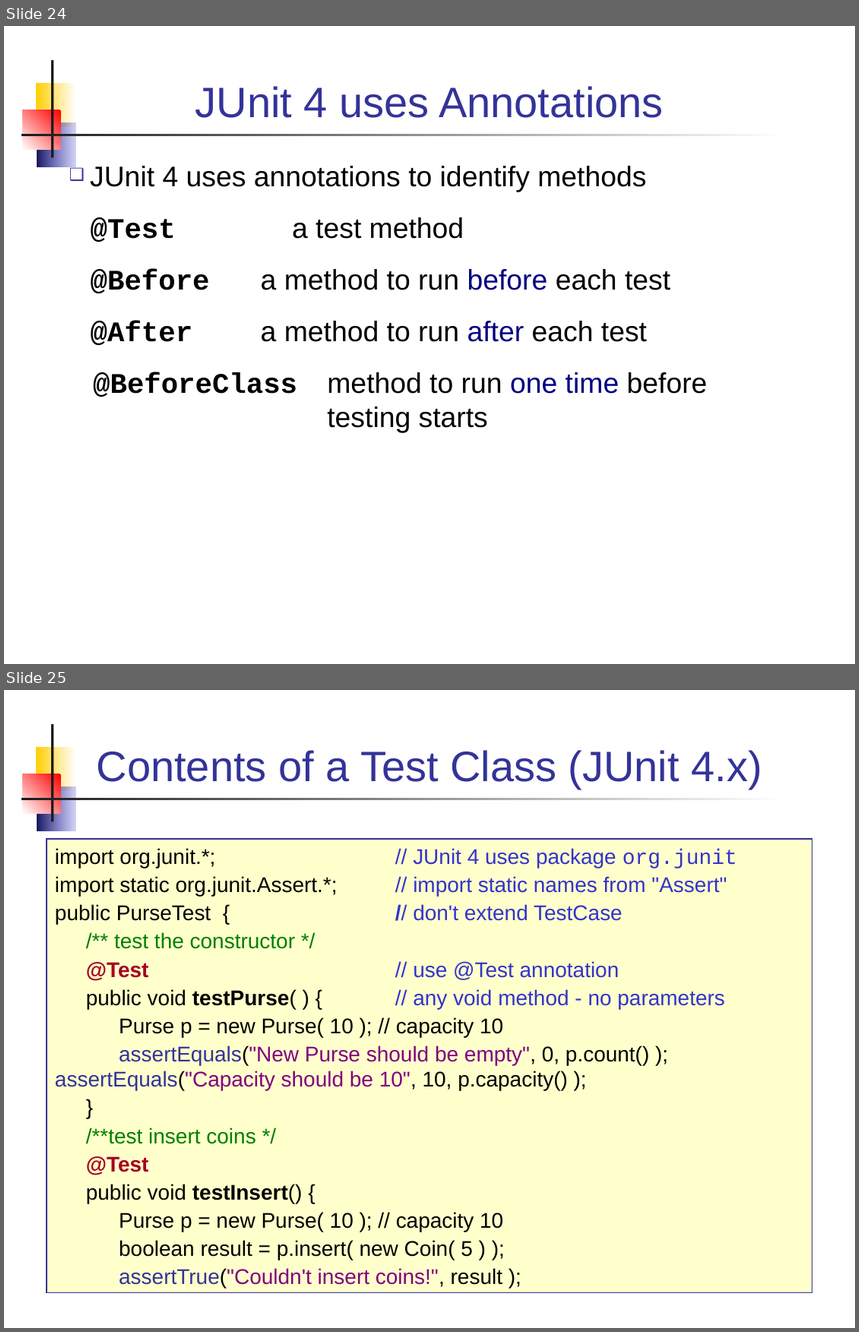
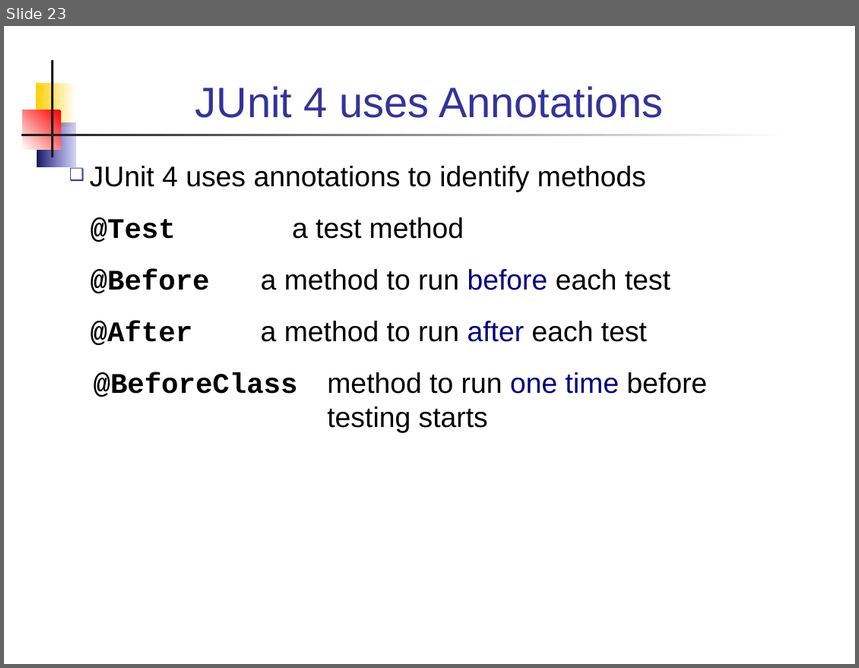
Before and after one commit to skeoop/skeoop.github.io, a slide deck: week10/UnitTesting.ppt. Shown one above the other, each under a label of ours: slides 24 and 25 before the commit, slide 23 after it. The pictures are 859x1332 and 859x668 pixels, drawn with LibreOffice and Linux fonts; fonts in the diff are those of the drawing. Boxes give left, top, right and bottom in pixels: in the first picture for what was removed or moved away, otherwise in the second. Text is boxed around its words. In the diff, an @@ line names an element or a change of style, - is before the commit and + after.

```diff
--- a/week10/UnitTesting.ppt
+++ b/week10/UnitTesting.ppt
@@ slide 25 removed at (x1=4, y1=690, x2=855, y2=1328), background #FFFFFF; not listed: 5 template elements that a slide beside it also shows @@
@@ title removed at (x1=97, y1=750, x2=762, y2=789) @@
-Contents of a Test Class (JUnit 4.x)
@@ rectangle removed at (x1=47, y1=839, x2=813, y2=1293) @@
-import org.junit.*; // JUnit 4 uses package org.junit
-import static org.junit.Assert.*; // import static names from "Assert"
-public PurseTest { // don't extend TestCase
-/** test the constructor */
-@Test // use @Test annotation
-public void testPurse( ) { // any void method - no parameters
-Purse p = new Purse( 10 ); // capacity 10
-assertEquals("New Purse should be empty", 0, p.count() ); assertEquals("Capacity should be 10", 10, p.capacity() );
-}
-/**test insert coins */
-@Test
-public void testInsert() {
-Purse p = new Purse( 10 ); // capacity 10
-boolean result = p.insert( new Coin( 5 ) );
-assertTrue("Couldn't insert coins!", result );
@@ what was slide 24 is now slide 23 @@
```
Also in this commit, not shown: 14 slides changed, 4 slides added, 4 other slides removed, 4 other files.
